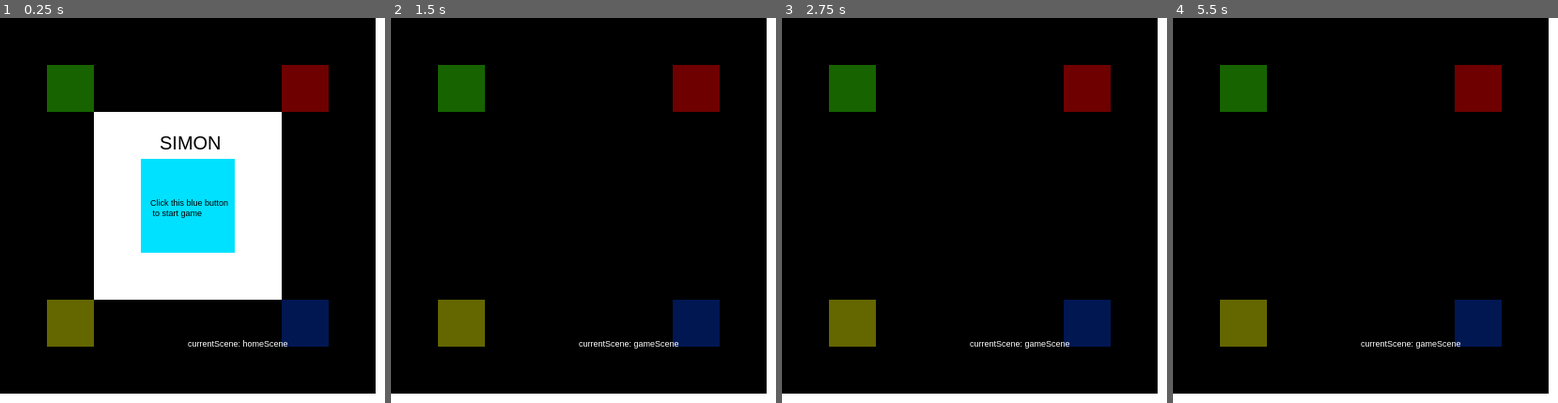
Above: before the commit, frames 1-4 (left to right).
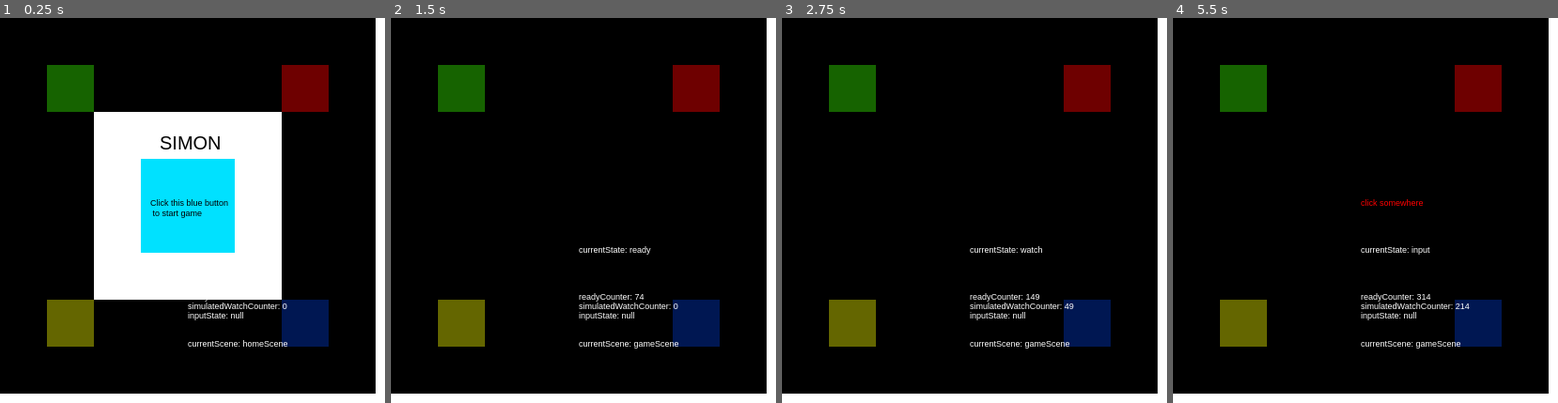
Above: after the commit, the same moments.

Repository: b23diamond/p5js_Memory_Game
Game: browser game, page index.html
Same seed, same stepped clock (60 frames per second), same inputs: the game is played once before the commit and once after it.
Inputs (mouse positions are in pixels of both pictures, inside the frame that each line leads up to):
- Up to frame 1 (0.25 s): no input
- Up to frame 2 (1.5 s): click "to start game" at 0.27 s; click (579, 245) at 1.07 s
- Up to frame 3 (2.75 s): click (893, 168) at 1.67 s; click (1043, 148) at 2.27 s
- Up to frame 4 (5.5 s): click (1415, 279) at 2.87 s; click (1265, 299) at 3.47 s; click (1361, 129) at 4.07 s; click (1473, 225) at 4.67 s; click (1250, 206) at 5.27 s

The runs differ from the first frame. In frame 1, 0.4% of the frame differs, in the area x 48-75%, y 73-79%; in frame 2, 0.7%; in frame 3, 0.7%; in frame 4, 0.8%, in the area x 48-78%, y 47-79%.

Commit message:
Incomplete save on 11/3/2026 at 6:15 PM

Diff:
--- a/sketch.js
+++ b/sketch.js
@@ -53,56 +53,78 @@
 }
 
 
+//Don't use "subfunctions". Instead, use "substates.
 
-//global variables for these subfunctions to be cycled through
-let readyStateCounter=0;
-
-
-function readyState(){
-    readyStateCounter+=0.005;
-
-}
-
-function showState(){
-
-
-}
-
-
-function inputState(){
+//ready, watch, input, output
 
 
 
-}
 
-function feedbackState(){
-
-
-
-}
-
-
+let currentState="ready";
+let readyCounter=0;
+let simulatedWatchCounter=0;
+let inputState="null";
 
 function gameScene2(){
     background(0,0,0);
     noStroke();
-    fill(22,99,0);
-    rect(50,50,50,50);
-    fill(110,0,0)
-    rect(300,50,50,50);
-    fill(100,102,0)
-    rect(50,300,50,50);
-    fill(0,23,82);
-    rect(300,300,50,50);
+    fill(22,99,0); //Green
+    rect(50,50,50,50); //Green
+    fill(110,0,0) //Red
+    rect(300,50,50,50); //Red
+    fill(100,102,0) //Yellow
+    rect(50,300,50,50);//Yellow
+    fill(0,23,82); //Blue
+    rect(300,300,50,50);//Blue
+
+    if(currentScene==="gameScene"){
+        readyCounter+=1;
+        if(readyCounter>100){
+            simulatedWatchCounter+=1;
+            currentState="watch";
+        }
+        if(simulatedWatchCounter>200){
+            currentState="input";
+            fill(255,0,0);
+            text("click somewhere",200,200);
+        }
+    }
+
+
+
+    fill(255,255,255);
+    text("readyCounter: "+readyCounter,200,300);
+    text("currentState: "+currentState,200,250);
+    text("simulatedWatchCounter: "+simulatedWatchCounter,200,310);
+    text("inputState: "+inputState,200,320);
+
 }
 
-
+//These are all states based on where it is.
 
 
 function mouseClicked(){
     if(mouseX >= 150 && mouseX <= 250 && mouseY >= 150 && mouseY <= 250 && currentScene==="homeScene"){
         currentScene="gameScene";
     }
+
+    if(mouseX>=50 && mouseX<100 && mouseY>50 && mouseY<100 && currentState==="input"){
+        inputState="green";
+    }
+
+    else if(mouseX>=300 && mouseX<=350 && mouseY>=50 && mouseY<=100 && currentState==="input"){
+        inputState="red";
+    }
+
+    else if(mouseX>=50 && mouseX<=100 && mouseY>=300 && mouseY<=350 && currentState==="input"){
+        inputState="yellow";
+    }
+
+    else if(mouseX>=300 && mouseX<=350 && mouseY>=300 && mouseY<=350 && currentState==="input"){
+        inputState="blue";
+    }
+
+    //rect(300,300,50,50);//Blue
 }
 
 function draw(){
